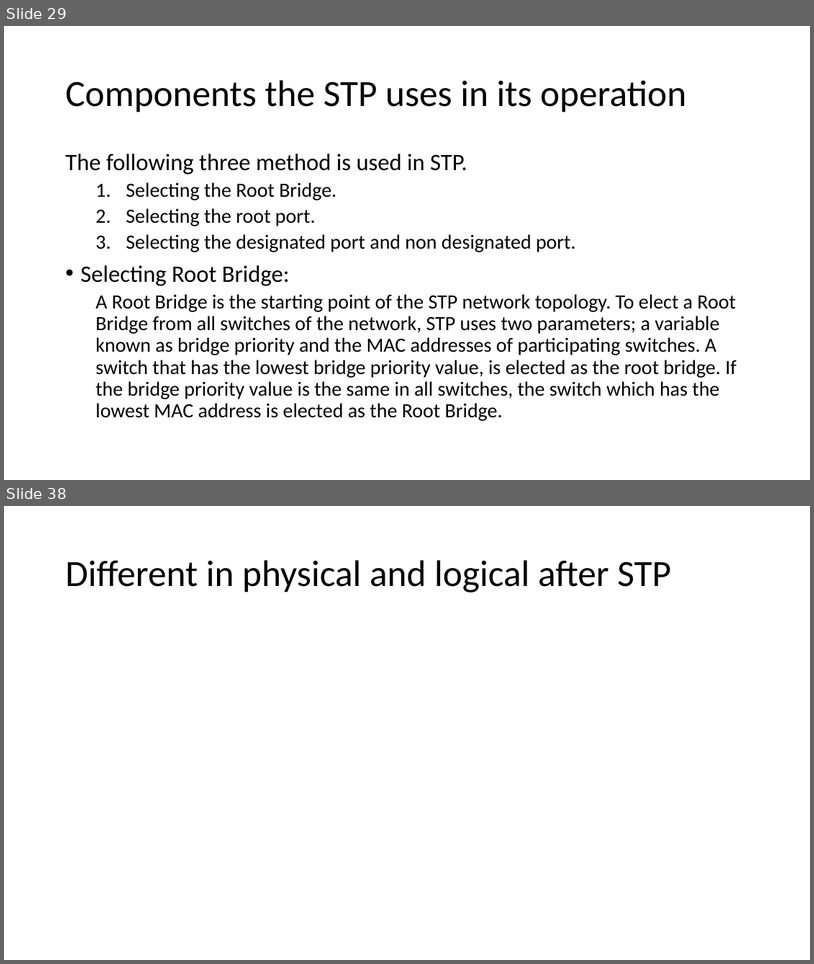
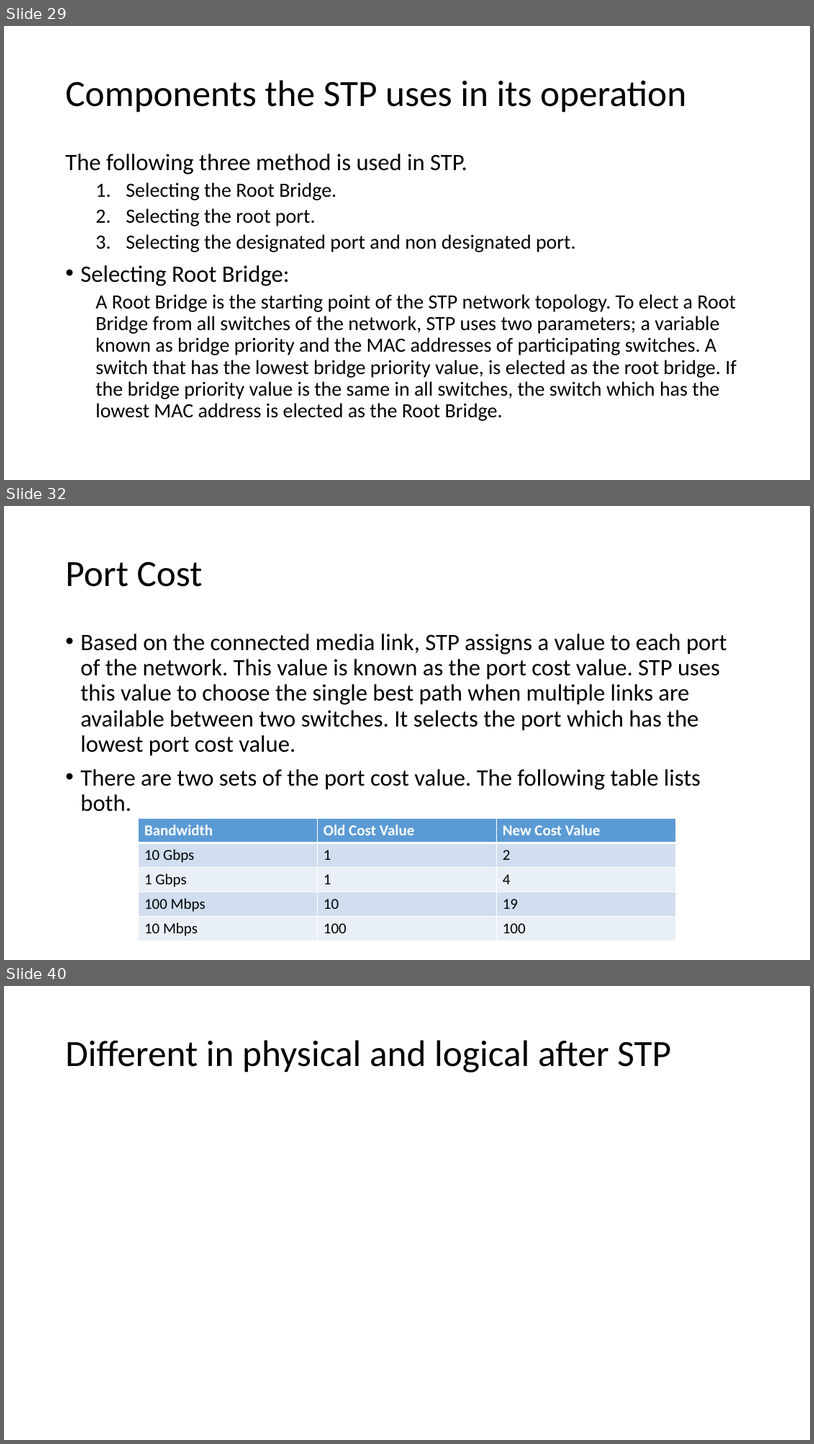
Before and after one commit to MuhammadHaseebAmjad/Networking, a slide deck: CCNA_LAB.pptx. Shown one above the other, each under a label of ours: slides 29 and 38 before the commit, slides 29, 32 and 40 after it; the slides between them are not shown. The pictures are 814x964 and 814x1444 pixels, drawn with LibreOffice and Linux fonts; fonts in the diff are those of the drawing. Boxes give left, top, right and bottom in pixels: in the first picture for what was removed or moved away, otherwise in the second. Text is boxed around its words. In the diff, an @@ line names an element or a change of style, - is before the commit and + after.

```diff
--- a/CCNA_LAB.pptx
+++ b/CCNA_LAB.pptx
@@ slide 32 added at box(4, 506, 810, 960), background #FFFFFF @@
@@ title added at box(65, 561, 203, 587), 44 pt, text #000000 @@
+Port Cost
@@ text added at box(80, 633, 728, 811), 28 pt, text #000000 @@
+• Based on the connected media link, STP assigns a value to each port of the network. This value is known as the port cost value. STP uses this value to choose the single best path when multiple links are available between two switches. It selects the port which has the lowest port cost value.
+• There are two sets of the port cost value. The following table lists both.
@@ table added at box(139, 818, 676, 941), 5 rows, 3 columns @@
+Bandwidth | Old Cost Value | New Cost Value
+10 Gbps | 1 | 2
+1 Gbps | 1 | 4
+100 Mbps | 10 | 19
+10 Mbps | 100 | 100
@@ what was slide 38 is now slide 40 @@
```
Also in this commit, not shown: 2 slides changed, 7 other slides added, 8 slides removed.
